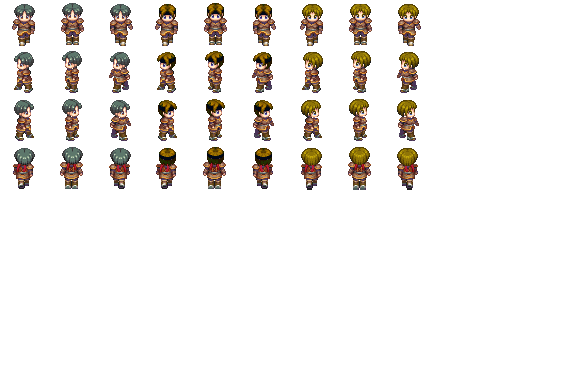
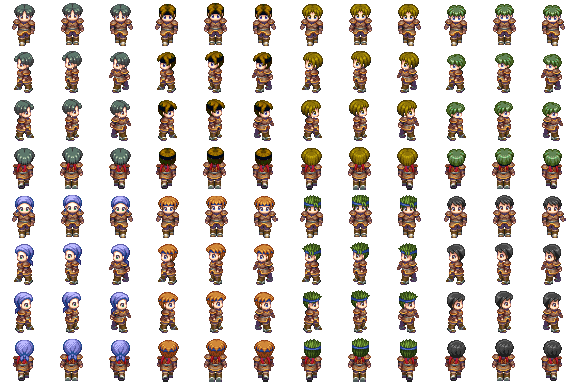
Two versions of the same layered image (576 × 384). Layer-by-layer changes:
added layer "Alternate Clothes - 0811" above "Alternate Clothes - 0814" over (444, 195, 566, 381)
added layer "Alternate Clothes - 0814" above "Alternate Clothes - 0804" over (300, 195, 421, 382)
added layer "Alternate Clothes - 0804" above "Alternate Clothes - 0801" over (156, 196, 278, 382)
added layer "Alternate Clothes - 0801" above "Alternate Clothes - 0799" over (12, 195, 133, 381)
added layer "Alternate Clothes - 0799" above "Alternate Clothes - 0775" over (444, 4, 565, 189)